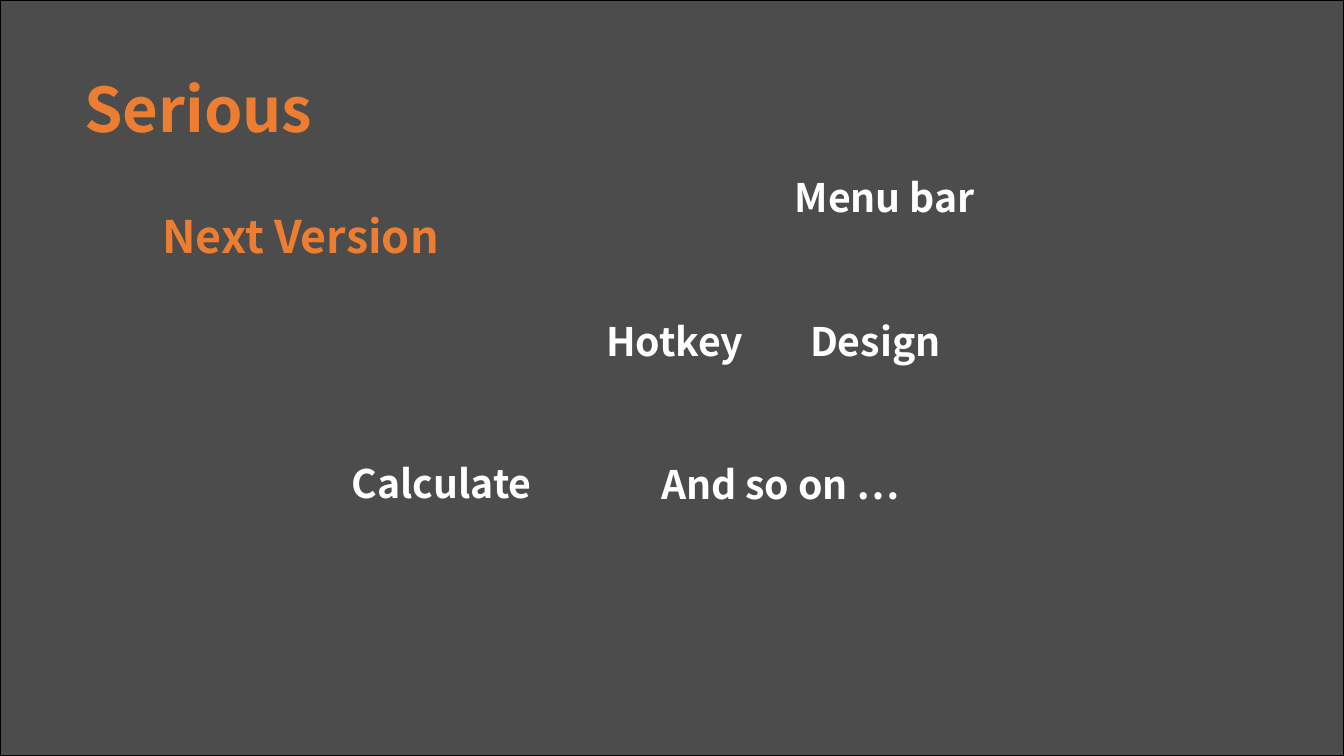
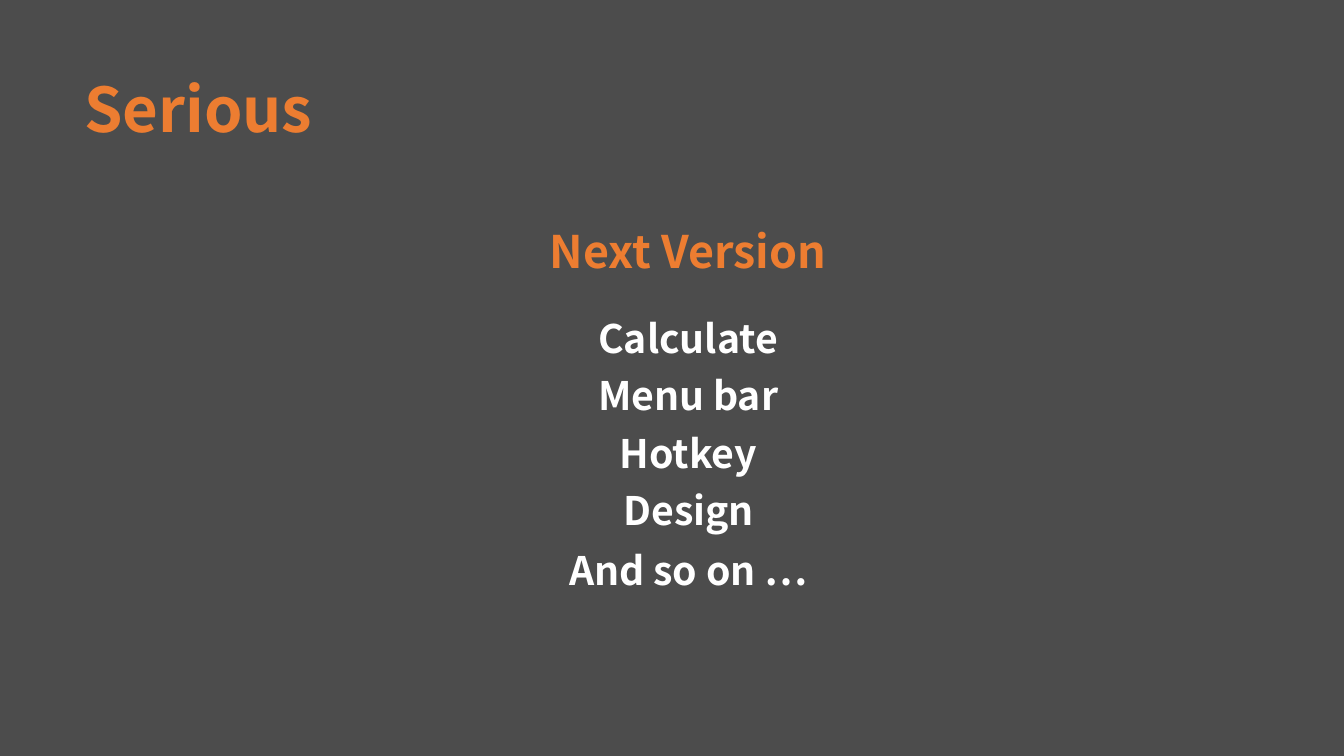
Before and after one commit to hbseo/desktop_calculator, a slide deck: slide 13 of simpsons.pptx. Drawn at 1344x756 pixels with LibreOffice and Linux fonts; fonts in the diff are those of the drawing. Boxes give left, top, right and bottom in pixels: in the first picture for what was removed or moved away, otherwise in the second. Text is boxed around its words. In the diff, an @@ line names an element or a change of style, - is before the commit and + after.

```diff
--- a/simpsons.pptx
+++ b/simpsons.pptx
@@ background #FFFFFF to #4C4C4C @@
@@ rectangle removed at (0,0,1344,756) @@
@@ text "Next Version": place and size @@
-text "Next Version" at (162,216,439,254)
+text "Next Version" at (550,231,827,269)
@@ text "Calculate": place and size @@
-text "Calculate" at (352,466,532,499)
+text "Calculate" at (598,321,778,354)
@@ text "Menu bar": place and size @@
-text "Menu bar" at (795,180,975,213)
+text "Menu bar" at (598,378,778,411)
@@ text "Hotkey": place and size @@
-text "Hotkey" at (606,324,743,365)
+text "Hotkey" at (620,436,757,477)
@@ alignment left to centre in 6 elements at (620,436,757,477), (569,553,756,586), (550,231,827,269), (598,321,778,354), (598,378,778,411), (623,493,753,535) @@
@@ text "Design": place and size @@
-text "Design" at (810,324,940,366)
+text "Design" at (623,493,753,535)
@@ text "And so on …": place and size @@
-text "And so on …" at (661,467,848,500)
+text "And so on …" at (569,553,756,586)
```
Also in this commit, not shown: 11 other slides changed, 1 slide added, 1 slide removed.
